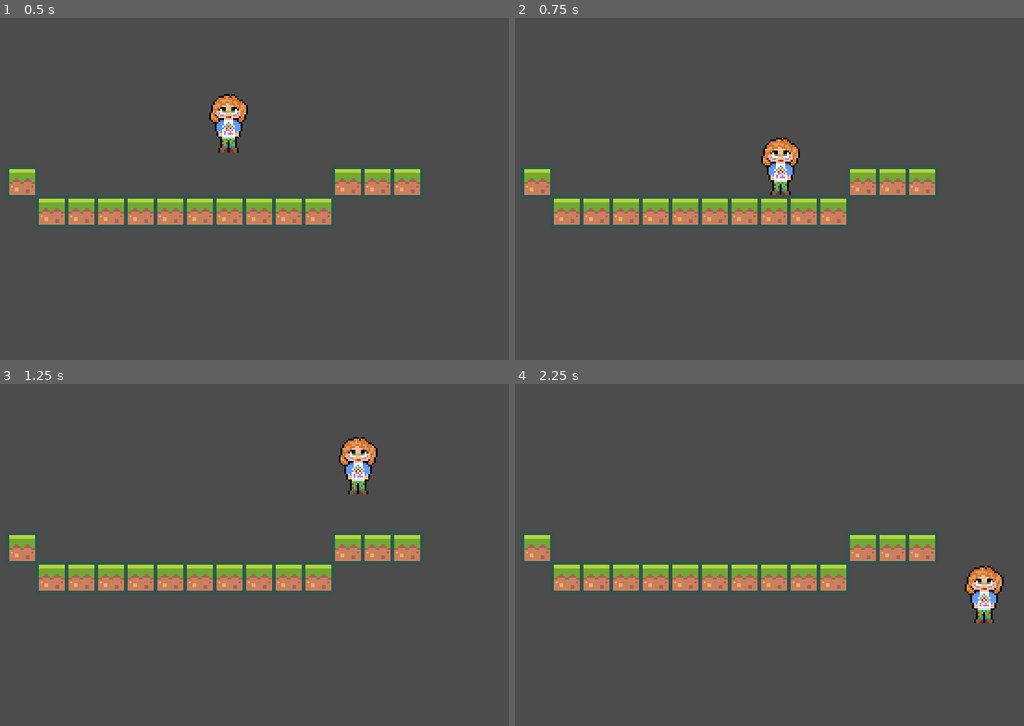
Above: before the commit, frames 1-4 (two rows, left to right).
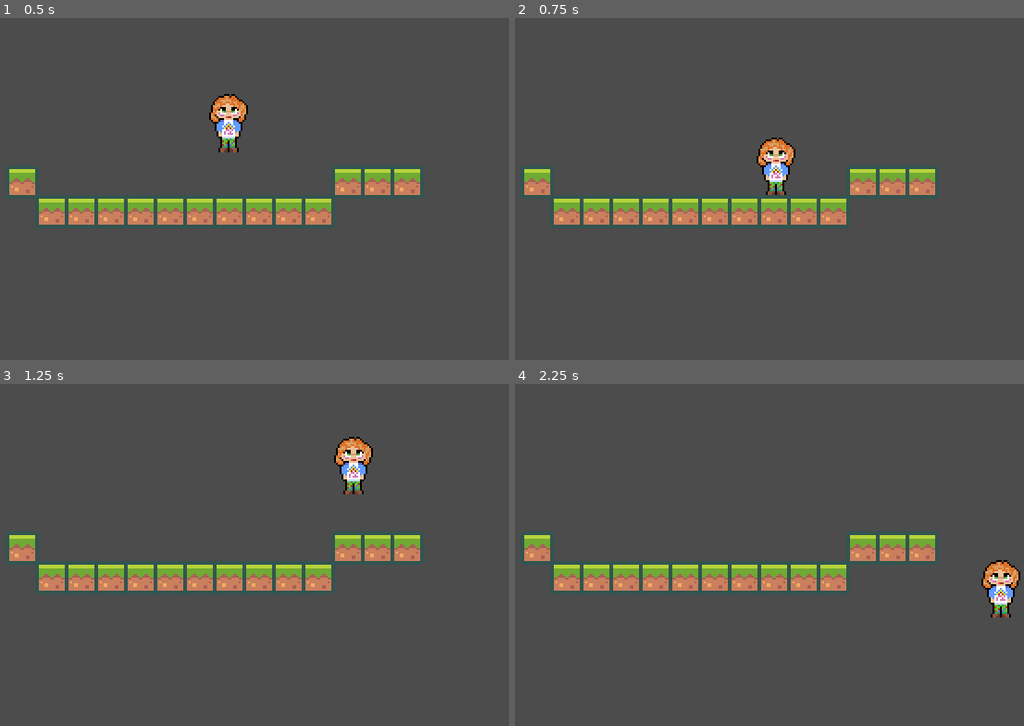
Above: after the commit, the same moments.

Repository: gringlas/udemy-godot-2dplatformer
Game: Godot game, scene res://scenes/main.tscn
The game is run twice, just before and just after one commit, with the same random seed, the same clock (stepped at 60 frames per second) and the same inputs.
Inputs:
- Up to frame 1 (0.5 s): no input
- Up to frame 2 (0.75 s): hold D (move_right) from 0.53 s (still down)
- Up to frame 3 (1.25 s): keep holding D (move_right); tap W (jump) at 0.77 s
- Up to frame 4 (2.25 s): tap W (jump) at 1.52 s; release D (move_right) at 2.03 s; hold A (move_left) from 2.03 s (still down)

Frame 1 is identical in both runs. In frame 2, 0.8% of the frame differs, in the area x 47-56%, y 34-52%; in frame 3, 0.8%; in frame 4, 1.4%, in the area x 88-100%, y 51-70%.

Commit message:
finer player movement

Diff:
--- a/scenes/Player.gd
+++ b/scenes/Player.gd
@@ -3,6 +3,7 @@
 var gravity = 300
 var velocity = Vector2.ZERO
 var maxHorizontalSpeed = 100
+var horizontalAcceleration = 1500
 var maxJump = 150
 
 func _ready() -> void:
@@ -14,7 +15,11 @@
 	moveVector.x = Input.get_action_strength("move_right") - Input.get_action_strength("move_left")
 	moveVector.y = -1 if Input.is_action_just_pressed("jump") else 0
 
-	velocity.x = moveVector.x * maxHorizontalSpeed
+	velocity.x += moveVector.x * horizontalAcceleration * delta
+	if (moveVector.x == 0):
+		velocity.x = lerp(velocity.x, 0, .1)
+
+	velocity.x = clamp(velocity.x, - maxHorizontalSpeed, maxHorizontalSpeed)
 
 	if (moveVector.y < 0 && is_on_floor()):
 		velocity.y = moveVector.y * maxJump
